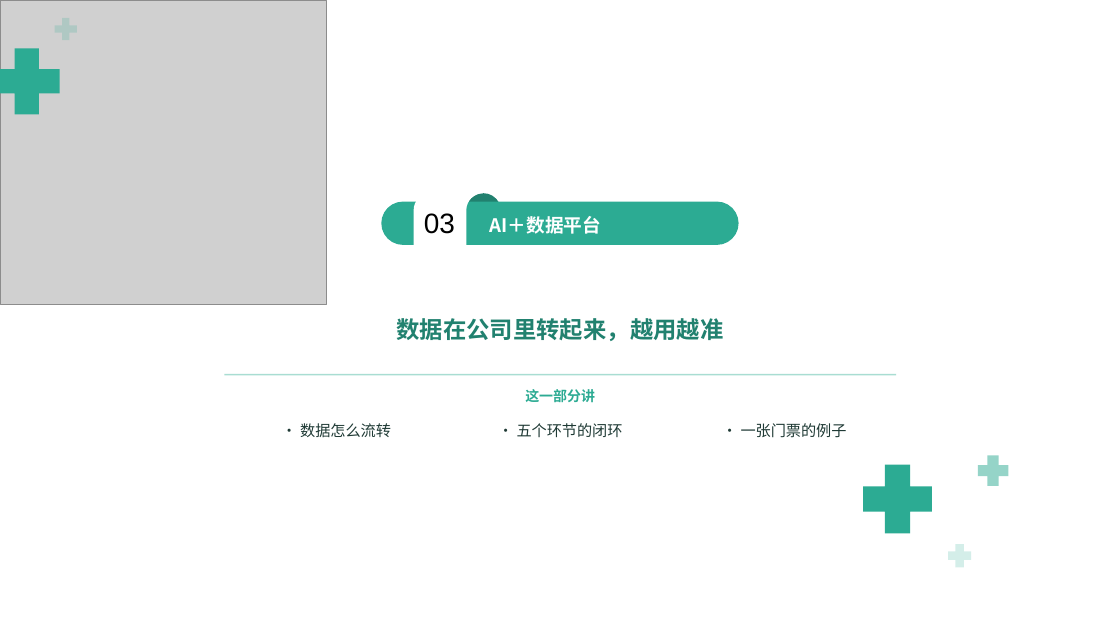
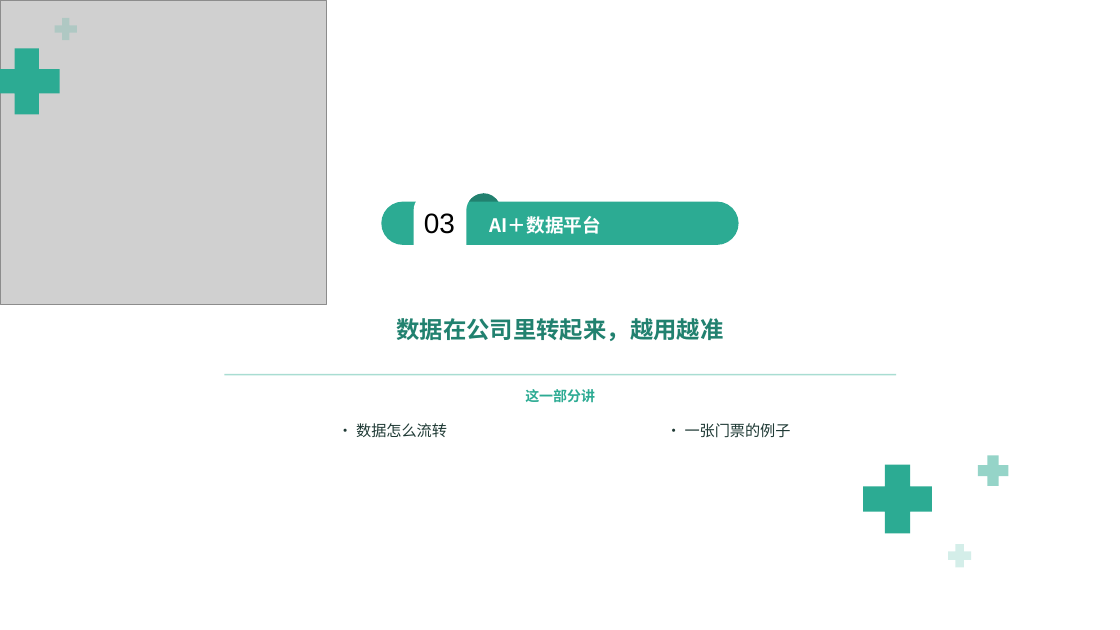
Before and after one commit to keanying/relevance, a slide deck: slide 47 of AI＋数据平台_老板汇报_青绿模板.pptx (slide 56 before the commit). Drawn at 1120x630 pixels with LibreOffice and Linux fonts; fonts in the diff are those of the drawing; grey boxes stand for pictures; background and template pictures are left out. Boxes give left, top, right and bottom in pixels: in the first picture for what was removed or moved away, otherwise in the second. Text is boxed around its words. In the diff, an @@ line names an element or a change of style, - is before the commit and + after.

```diff
--- a/AI＋数据平台_老板汇报_青绿模板.pptx
+++ b/AI＋数据平台_老板汇报_青绿模板.pptx
@@ text "· 数据怎么流转": place and size @@
-text "· 数据怎么流转" at [300,423,391,437]
+text "· 数据怎么流转" at [356,423,447,437]
@@ text "· 一张门票的例子": place and size @@
-text "· 一张门票的例子" at [741,423,847,438]
+text "· 一张门票的例子" at [685,423,791,438]
@@ text removed at [517,423,623,437] @@
-· 五个环节的闭环
```
Also in this commit, not shown: 42 other slides changed, 2 slides added, 12 slides removed.
